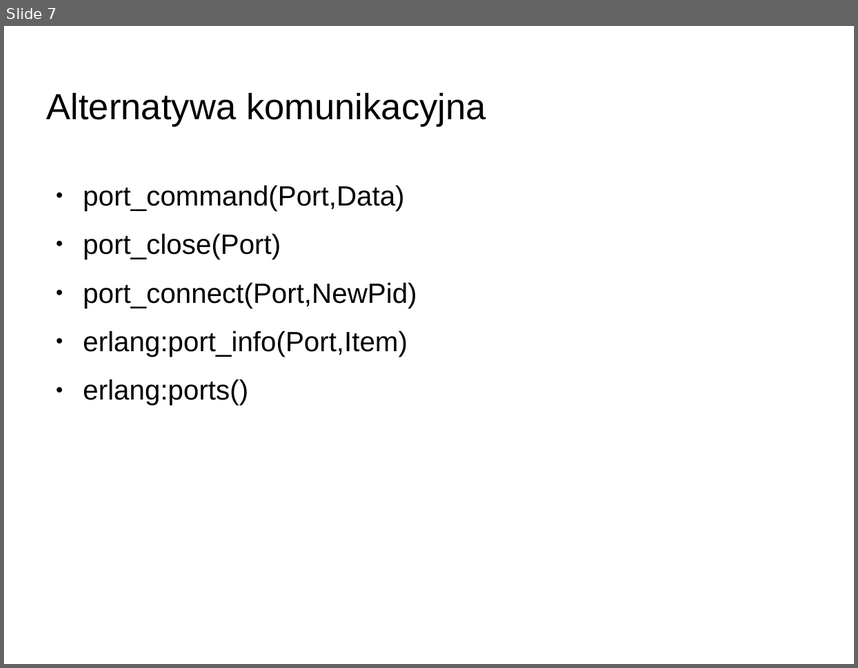
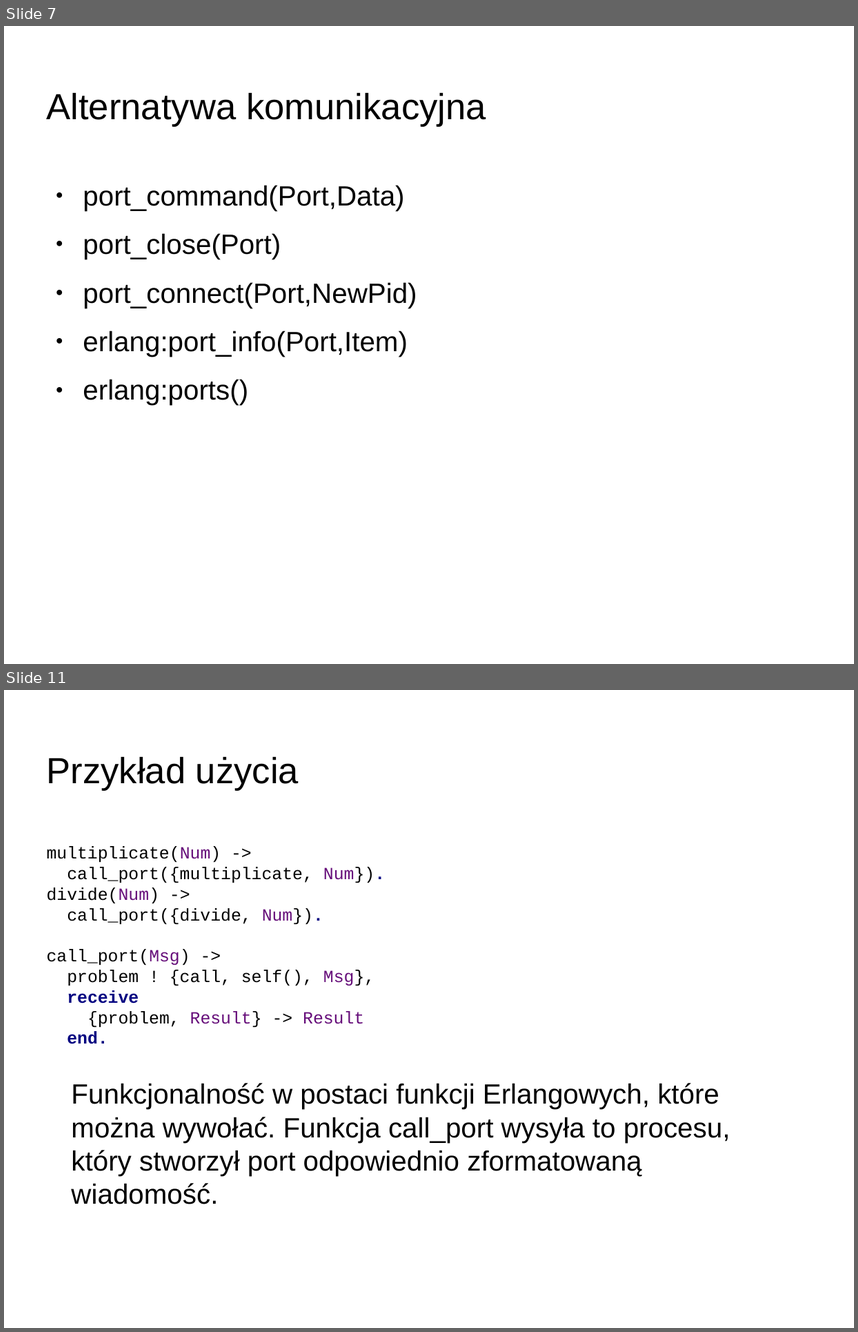
Before and after one commit to rafalgrm/erlang, a slide deck: prezentacja.odp. Shown one above the other, each under a label of ours: slide 7 before the commit, slides 7 and 11 after it; the slides between them are not shown. The pictures are 858x668 and 858x1332 pixels, drawn with LibreOffice and Linux fonts; fonts in the diff are those of the drawing; background and template pictures are left out. Boxes give left, top, right and bottom in pixels: in the first picture for what was removed or moved away, otherwise in the second. Text is boxed around its words. In the diff, an @@ line names an element or a change of style, - is before the commit and + after.

```diff
--- a/prezentacja.odp
+++ b/prezentacja.odp
@@ slide 11 added at <box>4,690,854,1328</box>, background picture (left out) @@
@@ title added at <box>47,757,299,791</box>, 33.9 pt, text #000000 @@
+Przykład użycia
@@ text added at <box>47,846,385,1044</box>, 16 pt, text #000000 @@
+multiplicate(Num) ->
+call_port({multiplicate, Num}).
+divide(Num) ->
+call_port({divide, Num}).
+call_port(Msg) ->
+problem ! {call, self(), Msg},
+receive
+{problem, Result} -> Result
+end.
@@ text added at <box>71,1083,731,1204</box>, 26 pt, text #000000 @@
+Funkcjonalność w postaci funkcji Erlangowych, które można wywołać. Funkcja call_port wysyła to procesu, który stworzył port odpowiednio zformatowaną wiadomość.
```
Also in this commit, not shown: 4 other slides added, 1 other file.
